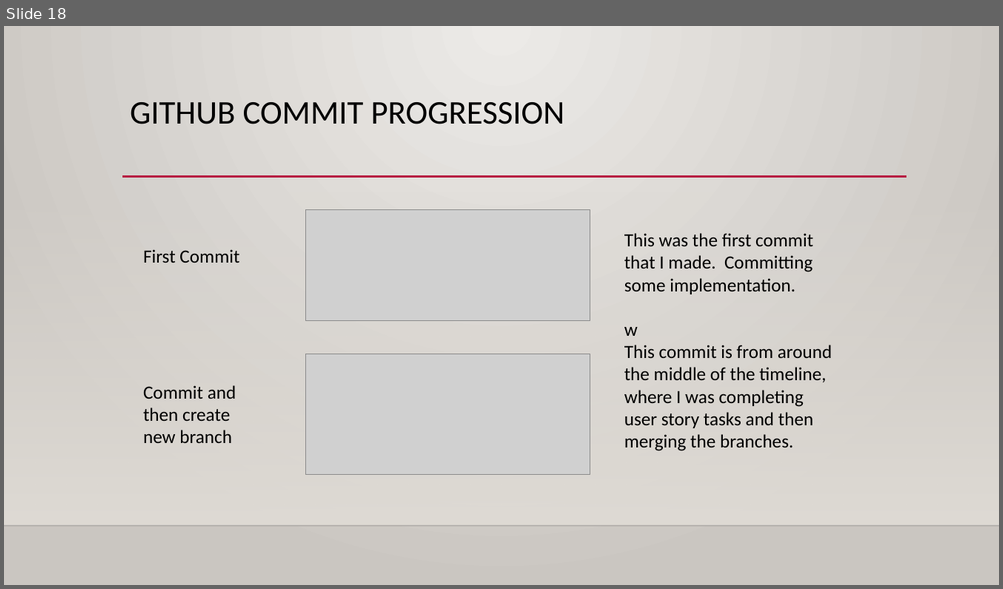
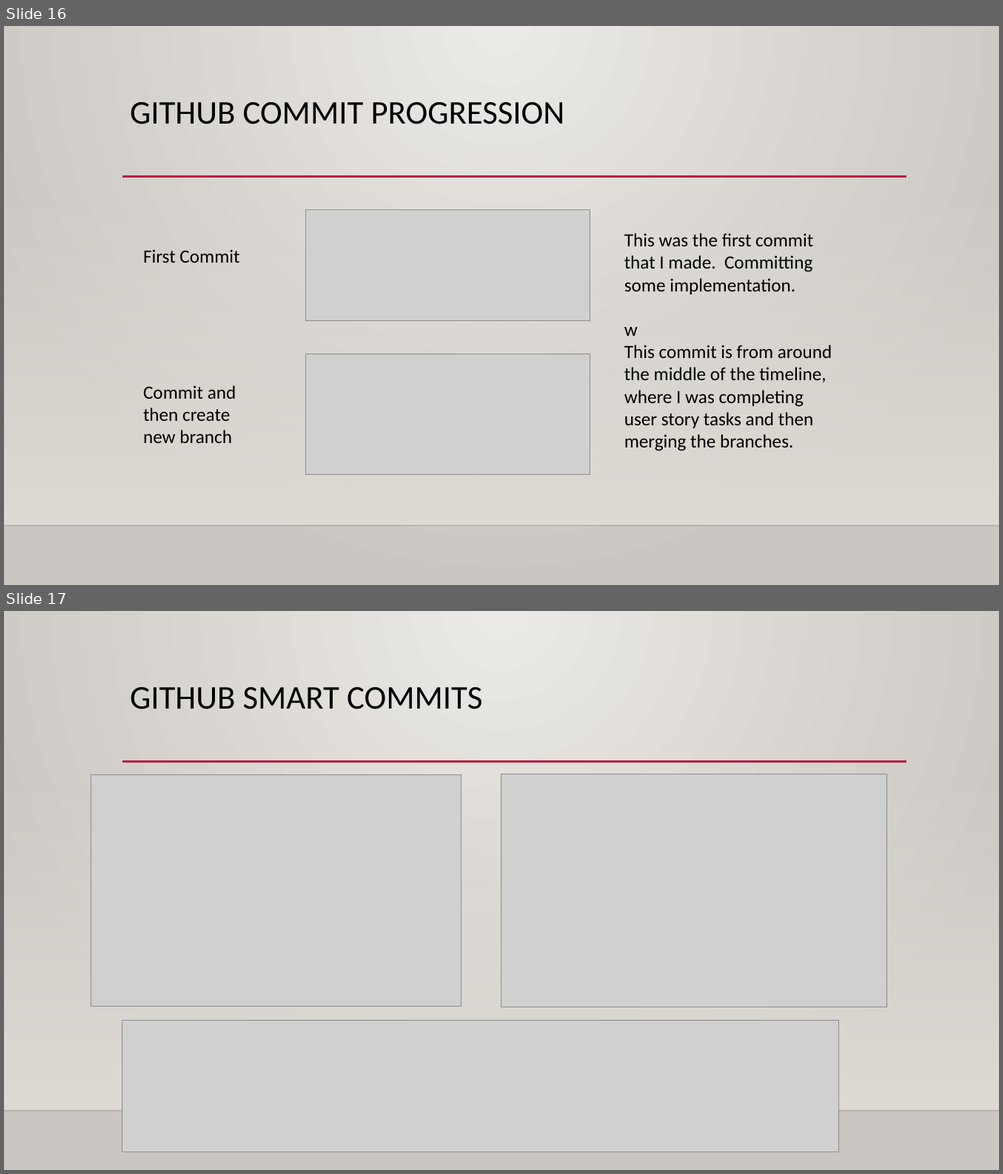
Before and after one commit to CharlesHerriott/IMS-Starter, a slide deck: Project-Documentation/IMS Starter presentation.pptx. Shown one above the other, each under a label of ours: slide 18 before the commit, slides 16 and 17 after it. The pictures are 1003x589 and 1003x1174 pixels, drawn with LibreOffice and Linux fonts; fonts in the diff are those of the drawing; grey boxes stand for pictures; background and template pictures are left out. Boxes give left, top, right and bottom in pixels: in the first picture for what was removed or moved away, otherwise in the second. Text is boxed around its words. In the diff, an @@ line names an element or a change of style, - is before the commit and + after.

```diff
--- a/Project-Documentation/IMS Starter presentation.pptx
+++ b/Project-Documentation/IMS Starter presentation.pptx
@@ slide 17 added at [4,611,999,1170], background gradient #ECEAE7 to #CAC7C1; not listed: 3 template elements that a slide beside it also shows @@
@@ title added at [130,687,482,709], 32 pt, text #000000 @@
+GITHUB SMART COMMITS
@@ picture added at [91,775,462,1006] @@
@@ picture added at [502,775,888,1008] @@
@@ picture added at [122,1022,839,1153] @@
@@ what was slide 18 is now slide 16 @@
```
Also in this commit, not shown: 3 slides changed, 16 other slides added, 22 slides removed, 15 other files.
